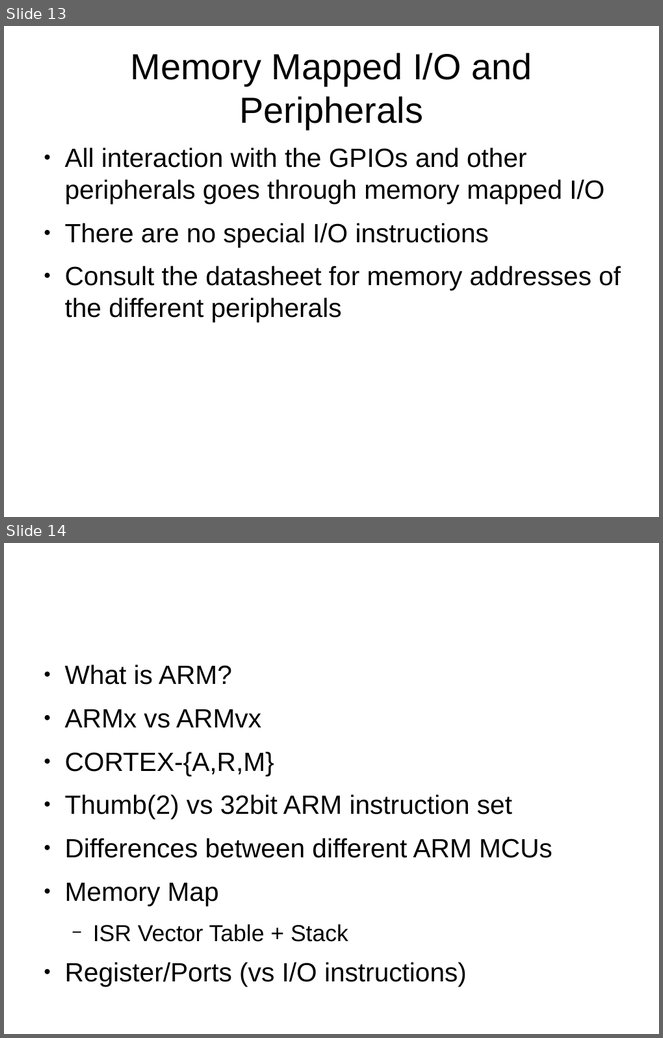
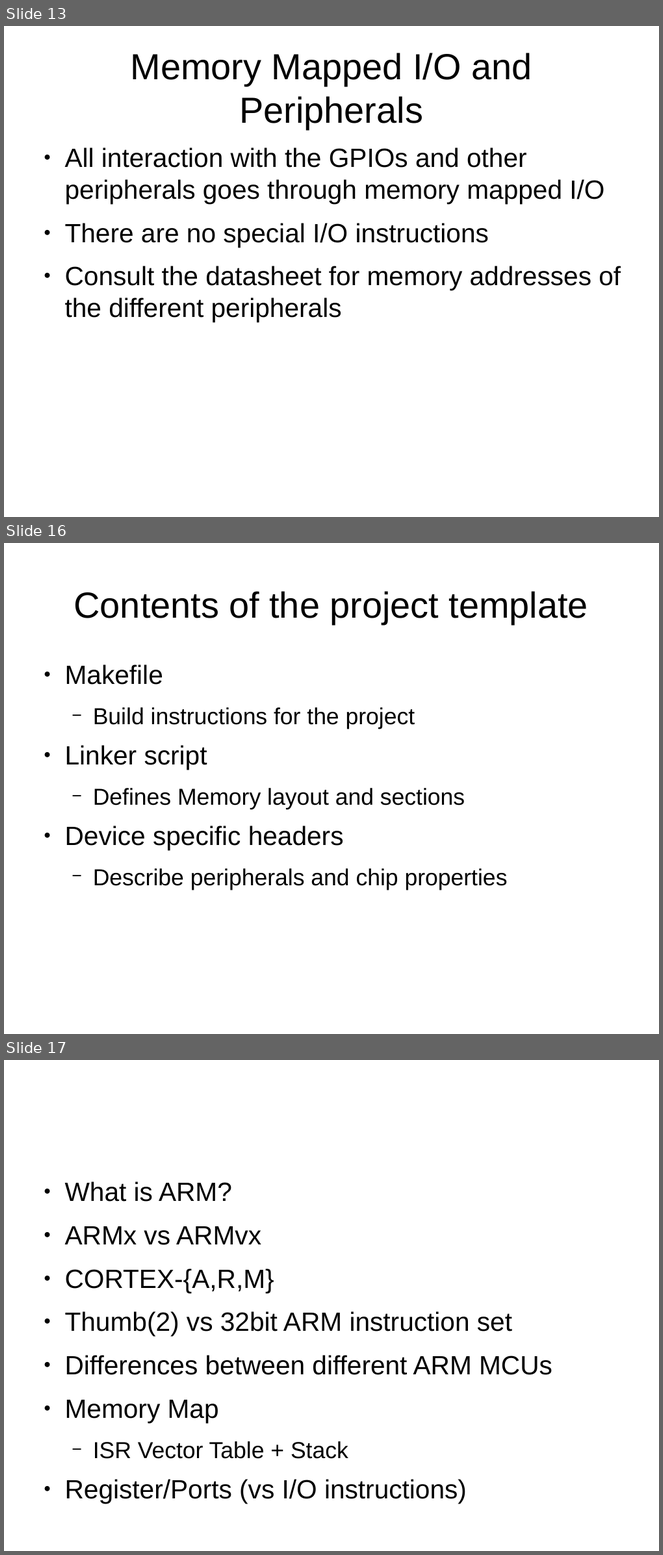
Before and after one commit to muccc/arm-workshop, a slide deck: arm-workshop.odp. Shown one above the other, each under a label of ours: slides 13 and 14 before the commit, slides 13, 16 and 17 after it; the slides between them are not shown. The pictures are 663x1038 and 663x1555 pixels, drawn with LibreOffice and Linux fonts; fonts in the diff are those of the drawing. Boxes give left, top, right and bottom in pixels: in the first picture for what was removed or moved away, otherwise in the second. Text is boxed around its words. In the diff, an @@ line names an element or a change of style, - is before the commit and + after.

```diff
--- a/arm-workshop.odp
+++ b/arm-workshop.odp
@@ slide 16 added at (4,543,659,1034), background #FFFFFF @@
@@ title added at (74,591,588,624), 44 pt, text #000000 @@
+Contents of the project template
@@ text added at (65,665,508,890), 28 pt, text #000000 @@
+● Makefile
+  − Build instructions for the project
+● Linker script
+  − Defines Memory layout and sections
+● Device specific headers
+  − Describe peripherals and chip properties
@@ what was slide 14 is now slide 17 @@
```
Also in this commit, not shown: 2 other slides added.
